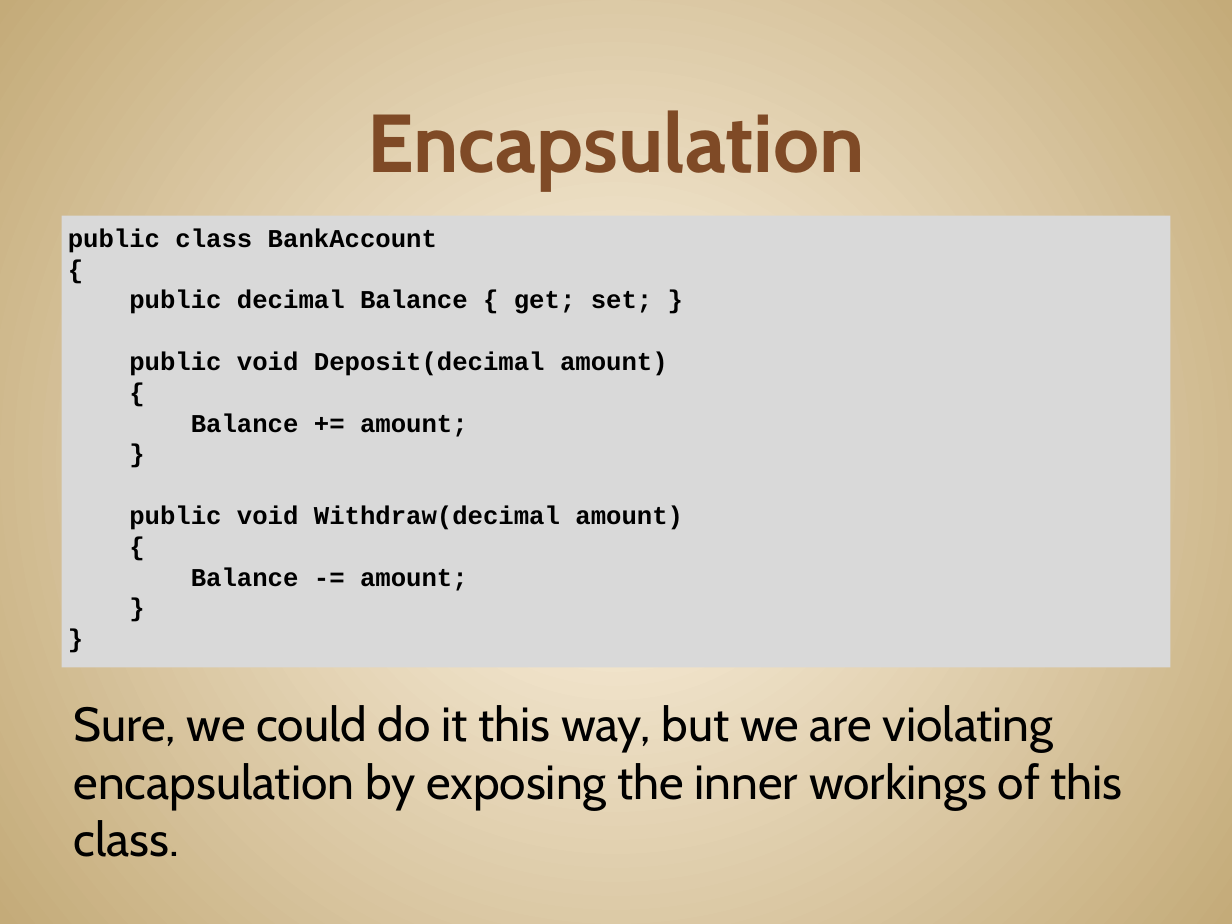
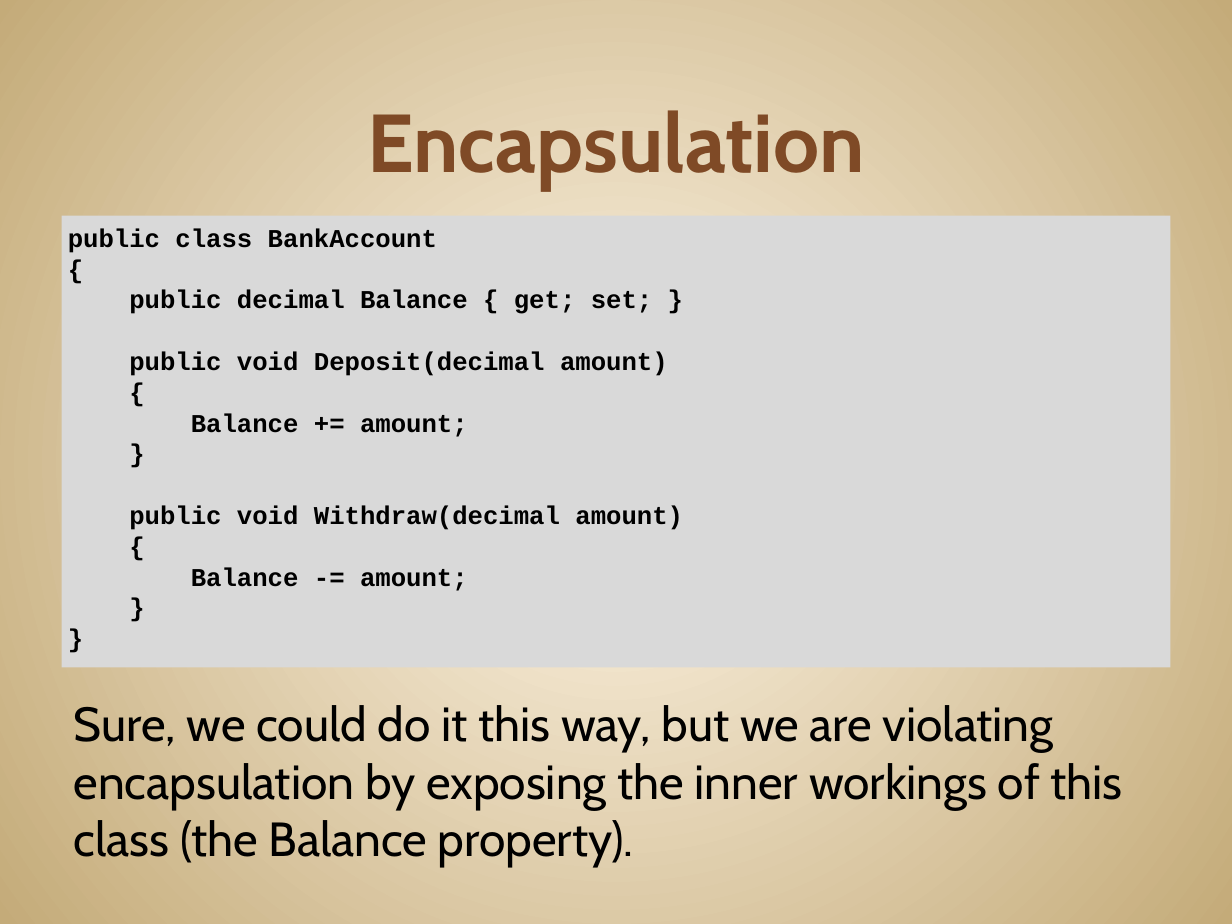
Before and after one commit to JonKruger/oop-solid-sample, a slide deck: slide 18 of slides/OOP-SOLID-CodeMash.pptx (slide 19 before the commit). Drawn at 1232x924 pixels with LibreOffice and Linux fonts; fonts in the diff are those of the drawing. Boxes give left, top, right and bottom in pixels: in the first picture for what was removed or moved away, otherwise in the second. Text is boxed around its words. In the diff, an @@ line names an element or a change of style, - is before the commit and + after.

```diff
--- a/slides/OOP-SOLID-CodeMash.pptx
+++ b/slides/OOP-SOLID-CodeMash.pptx
@@ text at (74,705,1123,868): text changed @@
-Sure, we could do it this way, but we are violating encapsulation by exposing the inner workings of this class.
+Sure, we could do it this way, but we are violating encapsulation by exposing the inner workings of this class (the Balance property).
```
Also in this commit, not shown: 4 slides added, 1 slide removed.
